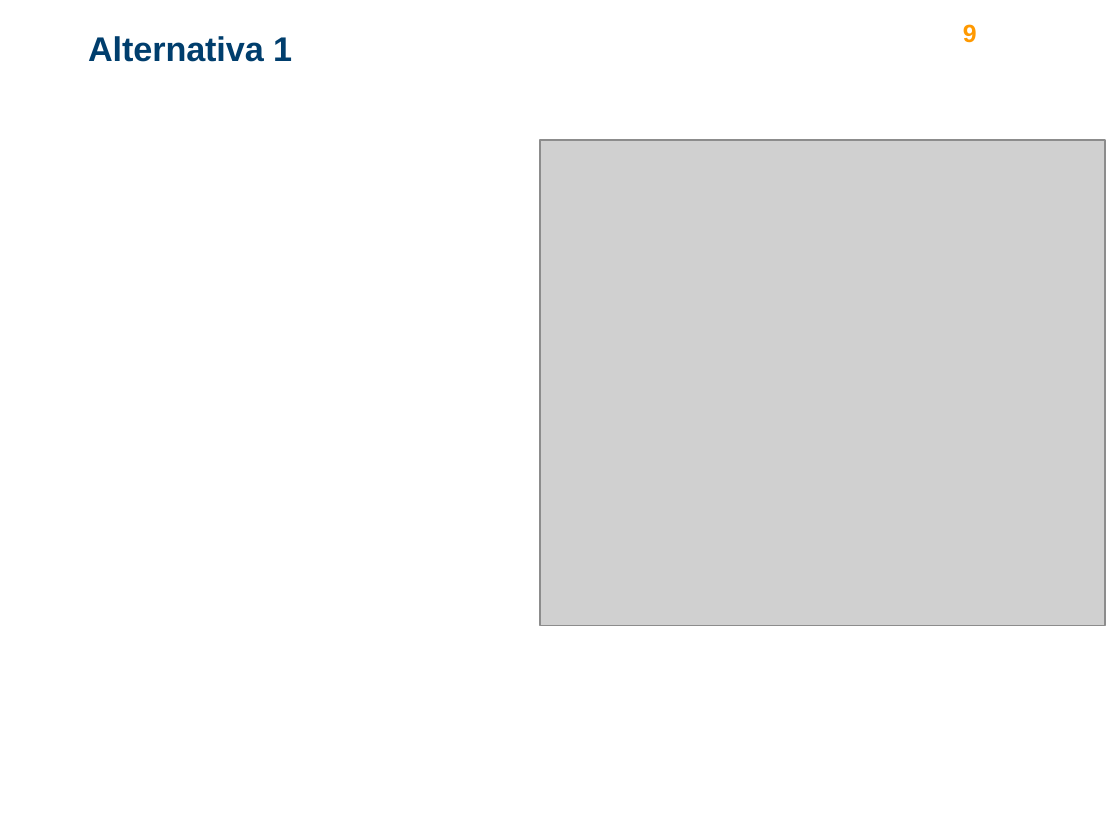
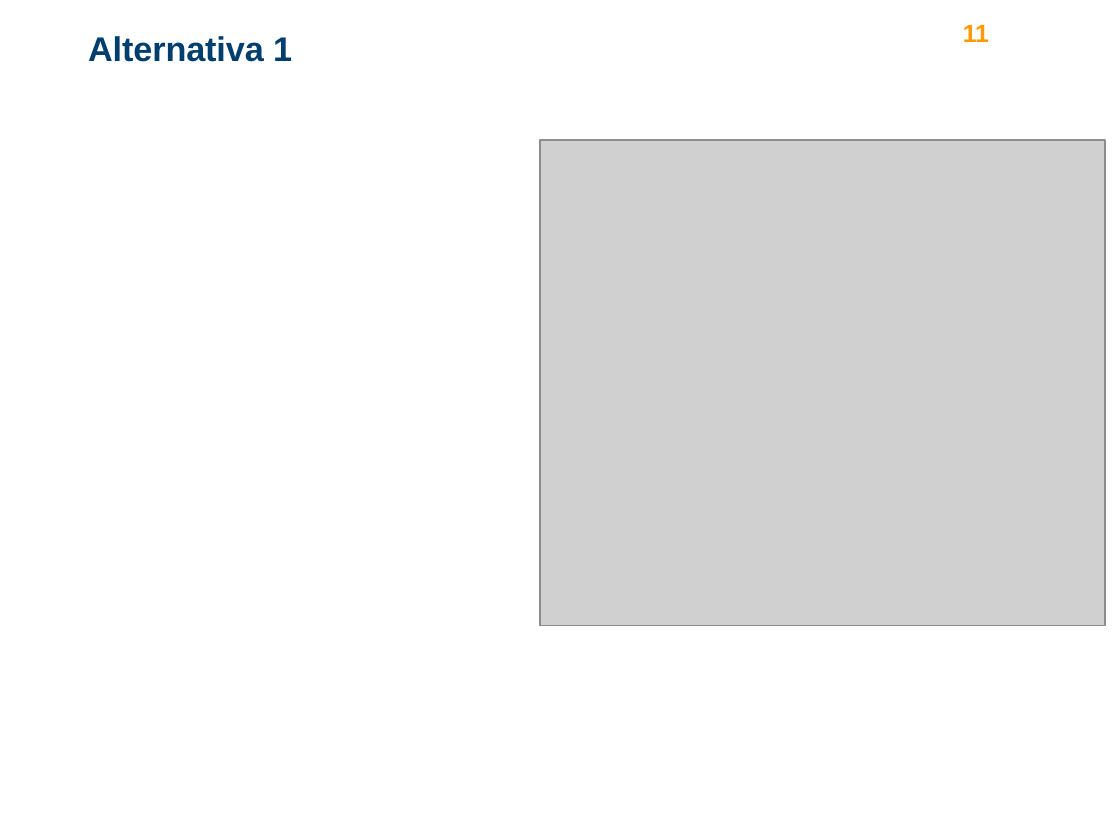
Before and after one commit to turcualexd/IAMS-progetto, a slide deck: slide 11 of Modelli relazione/ppt_presentazione.pptx (slide 9 before the commit). Drawn at 1120x840 pixels with LibreOffice and Linux fonts; fonts in the diff are those of the drawing; grey boxes stand for pictures; background and template pictures are left out. Boxes give left, top, right and bottom in pixels: in the first picture for what was removed or moved away, otherwise in the second. Text is boxed around its words. In the diff, an @@ line names an element or a change of style, - is before the commit and + after.

```diff
--- a/Modelli relazione/ppt_presentazione.pptx
+++ b/Modelli relazione/ppt_presentazione.pptx
@@ text at [963, 25, 989, 42]: text changed @@
-9
+11
```
Also in this commit, not shown: 3 other slides changed, 2 slides added, 1 slide removed.
